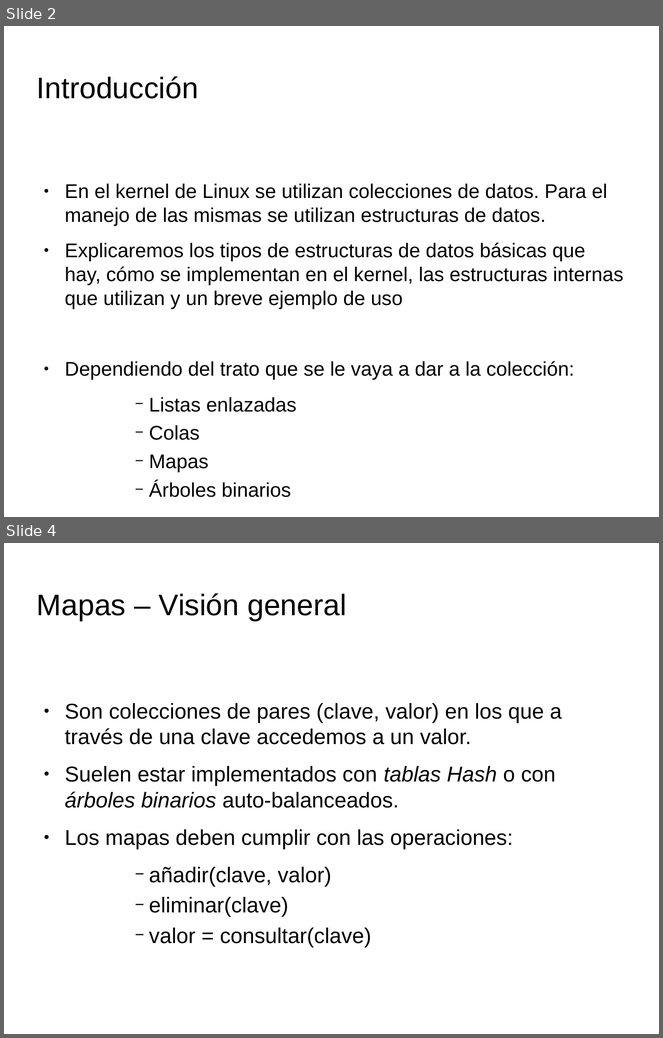
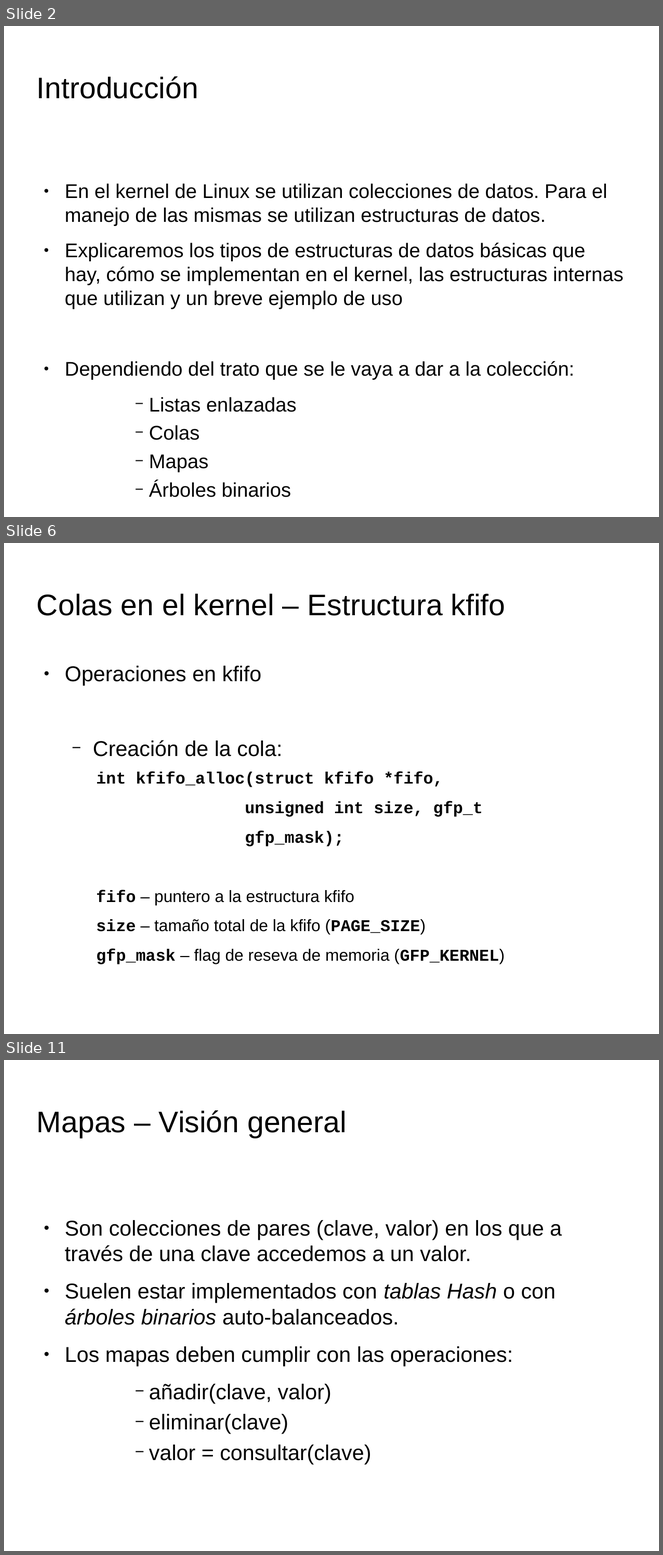
Before and after one commit to tombe85/lin, a slide deck: presentacion/EstructurasDeDatosKernelMigVersion.odp. Shown one above the other, each under a label of ours: slides 2 and 4 before the commit, slides 2, 6 and 11 after it; the slides between them are not shown. The pictures are 663x1038 and 663x1555 pixels, drawn with LibreOffice and Linux fonts; fonts in the diff are those of the drawing; background and template pictures are left out. Boxes give left, top, right and bottom in pixels: in the first picture for what was removed or moved away, otherwise in the second. Text is boxed around its words. In the diff, an @@ line names an element or a change of style, - is before the commit and + after.

Commit message:
Presentacion: añadidas diapos sobre colas en MiguelVersion

```diff
--- a/presentacion/EstructurasDeDatosKernelMigVersion.odp
+++ b/presentacion/EstructurasDeDatosKernelMigVersion.odp
@@ slide 6 added at <box>4,543,659,1034</box>, background picture (left out) @@
@@ title added at <box>37,593,506,616</box>, 36 pt, text #000000 @@
+Colas en el kernel – Estructura kfifo
@@ text added at <box>65,666,505,965</box>, 20 pt, text #000000 @@
+● Operaciones en kfifo
+  − Creación de la cola:
+int kfifo_alloc(struct kfifo *fifo,
+unsigned int size, gfp_t
+gfp_mask);
+fifo – puntero a la estructura kfifo
+size – tamaño total de la kfifo (PAGE_SIZE)
+gfp_mask – flag de reseva de memoria (GFP_KERNEL)
@@ what was slide 4 is now slide 11 @@
```
Also in this commit, not shown: 1 slide changed, 7 other slides added, 1 slide removed, 1 other file.
